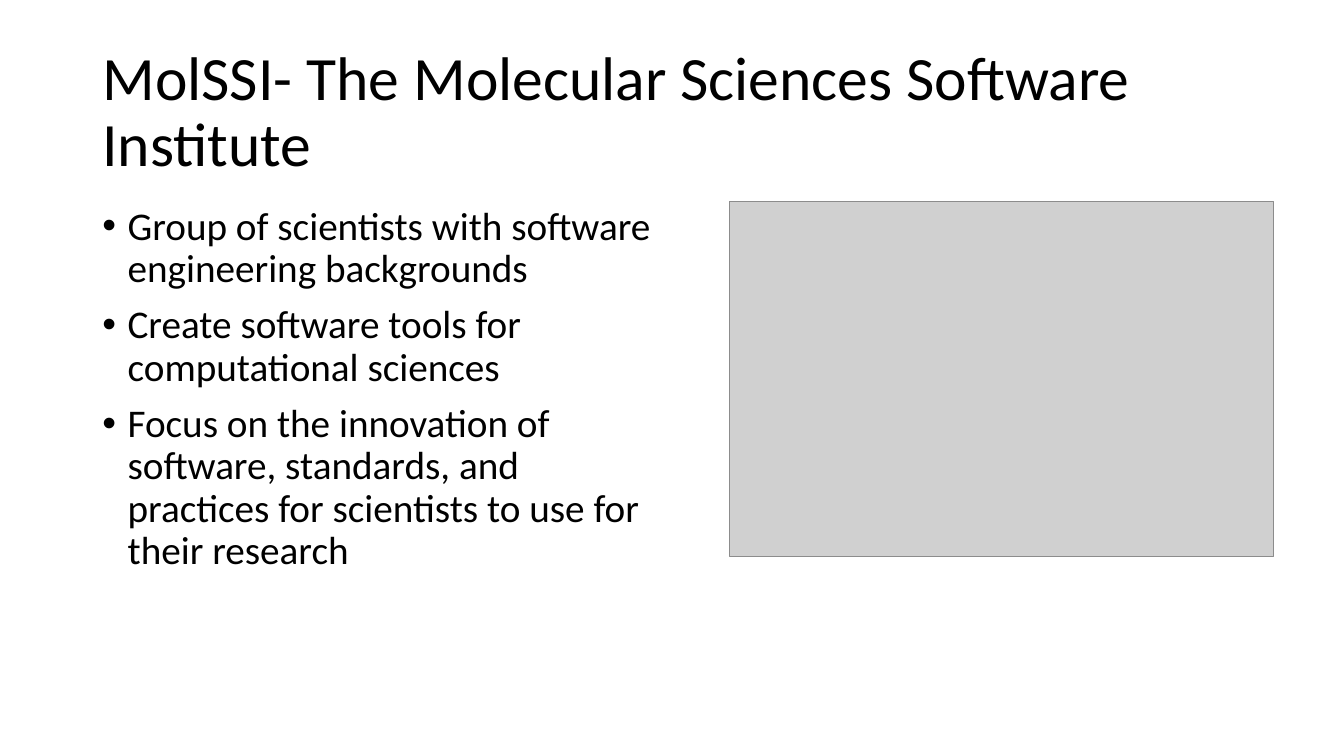
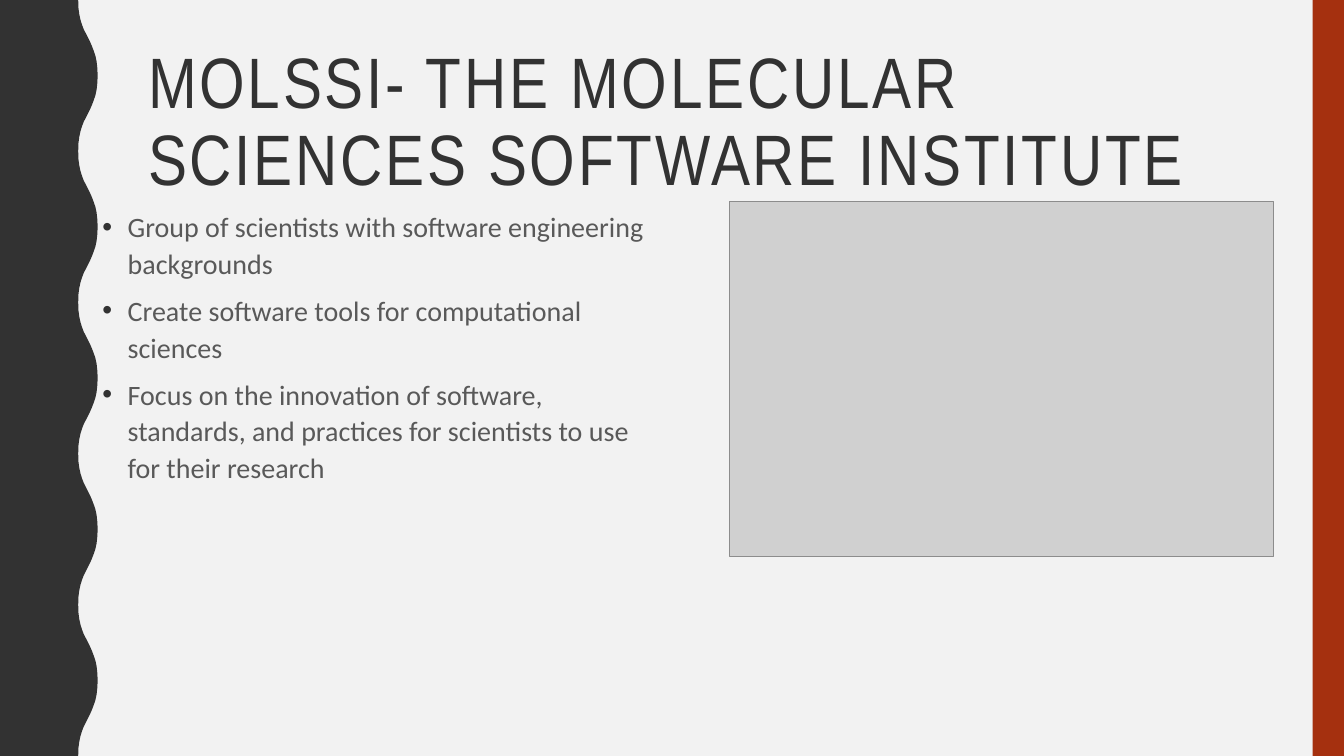
Before and after one commit to gds001/MolSSI-Presentation, a slide deck: slide 2 of MOLSSIWorkshop2018.pptx. Drawn at 1344x756 pixels with LibreOffice and Linux fonts; fonts in the diff are those of the drawing; grey boxes stand for pictures. Boxes give left, top, right and bottom in pixels: in the first picture for what was removed or moved away, otherwise in the second. Text is boxed around its words. In the diff, an @@ line names an element or a change of style, - is before the commit and + after.

```diff
--- a/MOLSSIWorkshop2018.pptx
+++ b/MOLSSIWorkshop2018.pptx
@@ background #FFFFFF to #F2F2F2 @@
@@ freeform shape added at box(0, 0, 98, 756), fill #323232 @@
@@ rectangle added at box(1313, 0, 1344, 756), fill #A5300F @@
@@ title "MOLSSI- THE MOLECULAR SCIENCES SOFTWARE ..." at box(148, 58, 1183, 186): vertical alignment middle to top @@
@@ title at box(148, 58, 1183, 186): text changed; size 44 to 51 pt; font Calibri to Arial Narrow; text colour #000000 to #323232 @@
-MolSSI- The Molecular Sciences Software Institute
+MOLSSI- THE MOLECULAR SCIENCES SOFTWARE INSTITUTE
@@ text "Group of scientists with software ..." at box(128, 217, 643, 478): size 28 to 20 pt, text colour #000000 to #595959; line spacing 0.9 to 1.1; less space between paragraphs @@
```
Also in this commit, not shown: 8 other slides changed, 10 slides added, 2 slides removed, 2 other files.
